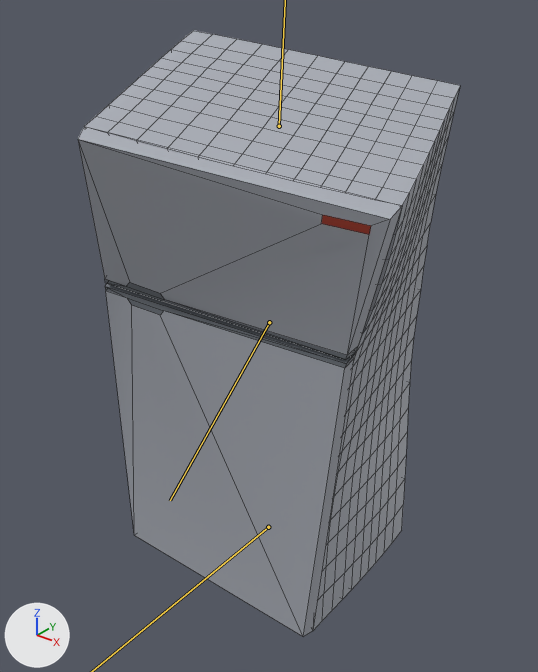
The FBX model RhythmGamePrototype3/Assets/Animation/FridgeNew.fbx, before and after one commit.
Rendered twice from a camera (50 mm lens) standing at (1.74, -4.31, 2.41) and looking at (0.1, -2.26, 1.14). Every picture has the same lights, and +X, +Y and +Z are marked at lower left. Both versions are drawn at frame 74 of the action 'Take 001'; the numbers are the values there. The bones that bend it are drawn over the model as lines. Mesh edges are drawn as thin lines.

The first picture shows 'SM_Prop_Kitchen_Fridge_01_Door_01', 'SM_Prop_Kitchen_Fridge_01_Door_02', 'SM_Prop_Kitchen_Fridge_03'.
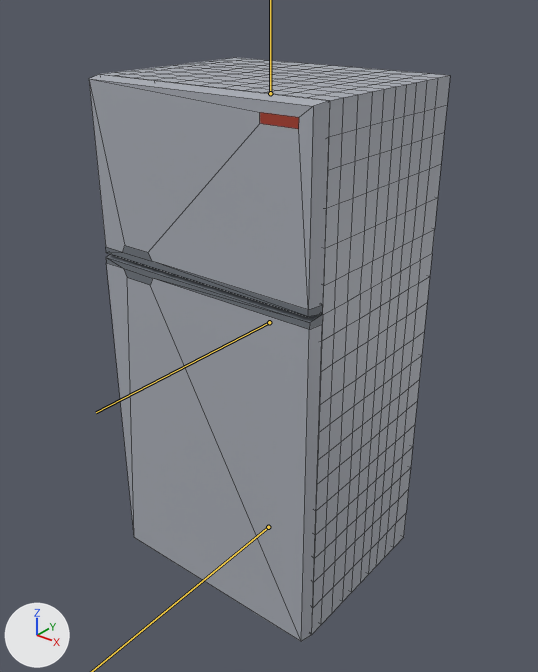
Where the change shows, as pixel boxes [x1, y1, x2, y2] in the pictures (538 x 672 px):
'SM_Prop_Kitchen_Fridge_03', posed (8% narrower): before [85, 30, 460, 630]; after [104, 58, 450, 634]
'SM_Prop_Kitchen_Fridge_01_Door_01', posed (13% narrower, 10% taller): before [105, 284, 356, 637]; after [106, 254, 323, 641]
'SM_Prop_Kitchen_Fridge_01_Door_02', posed (26% narrower): before [78, 126, 402, 360]; after [89, 74, 330, 317]
bone 'joint15', root to tip: before (269, 322) to (170, 500); after (269, 322) to (96, 412)

Patch to the scene script:
```diff
--- a/RhythmGamePrototype3/Assets/Animation/FridgeNew.fbx.py
+++ b/RhythmGamePrototype3/Assets/Animation/FridgeNew.fbx.py
@@ bone_joint15 @@
 bone_joint15 = bpy.data.objects['Armature'].pose.bones['joint15']  # child of 'joint14'
-bone_joint15.rotation_quaternion = (0.972, 0.15, -0.103, 0.148)  # degrees (16, -14, 15)
+bone_joint15.rotation_quaternion = (1.0, 0.0, 0.0, 0.0)  # degrees (0, 0, 0)
```
